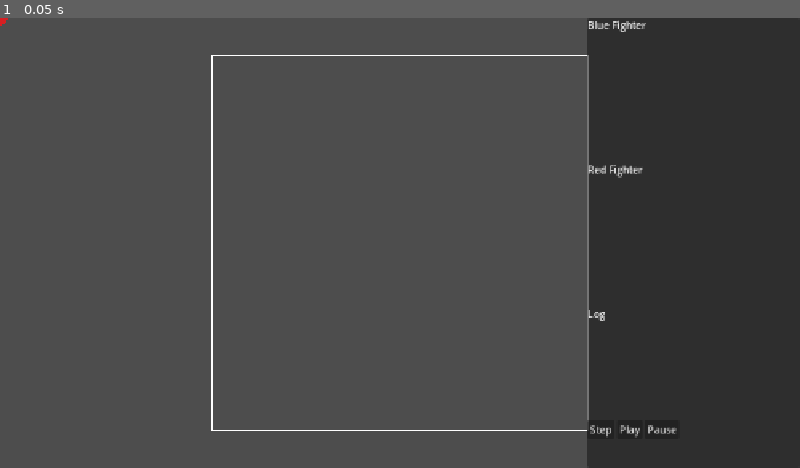
Above: before the commit, frame 1.
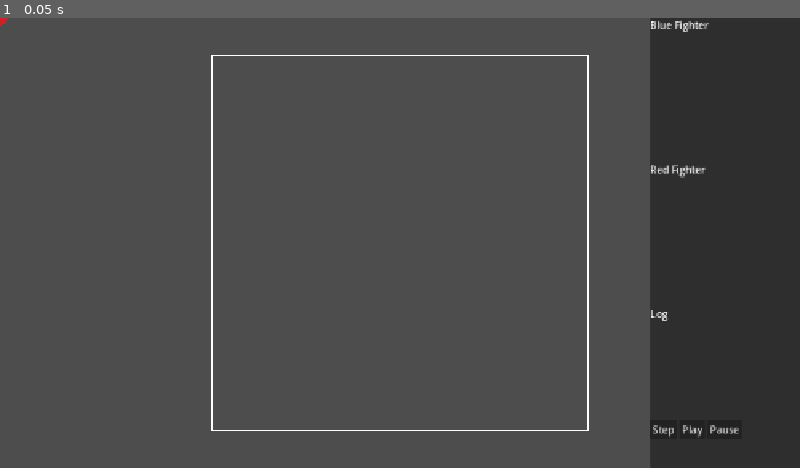
Above: after the commit, the same moment.

Repository: emeene/boxingsim-debugger
Game: Godot game, scene res://scenes/Main.tscn
The game is run twice, just before and just after one commit, with the same random seed, the same clock (stepped at 60 frames per second) and the same inputs.
Inputs:
- Up to frame 1 (0.05 s): no input

The runs differ from the first frame. In frame 1, 8.1% of the frame differs, in the area x 73-93%, y 0-100%.

Commit message:
Adjust debug panel layout

Diff:
--- a/boxing-debugging/scenes/DebugPanel.tscn
+++ b/boxing-debugging/scenes/DebugPanel.tscn
@@ -3,6 +3,8 @@
 [ext_resource type="Script" uid="uid://68r2e44ffjmx" path="res://scenes/DebugPanel.gd" id="1_c2ndm"]
 
 [node name="DebugPanel" type="CanvasLayer" unique_id=527552476]
+offset = Vector2(100, 0)
+transform = Transform2D(1, 0, 0, 1, 100, 0)
 script = ExtResource("1_c2ndm")
 
 [node name="Panel" type="Panel" parent="." unique_id=377508919]
@@ -18,6 +20,7 @@
 anchor_right = 1.0
 anchor_bottom = 1.0
 offset_left = 940.0
+offset_right = -40.0
 grow_horizontal = 2
 grow_vertical = 2
 
